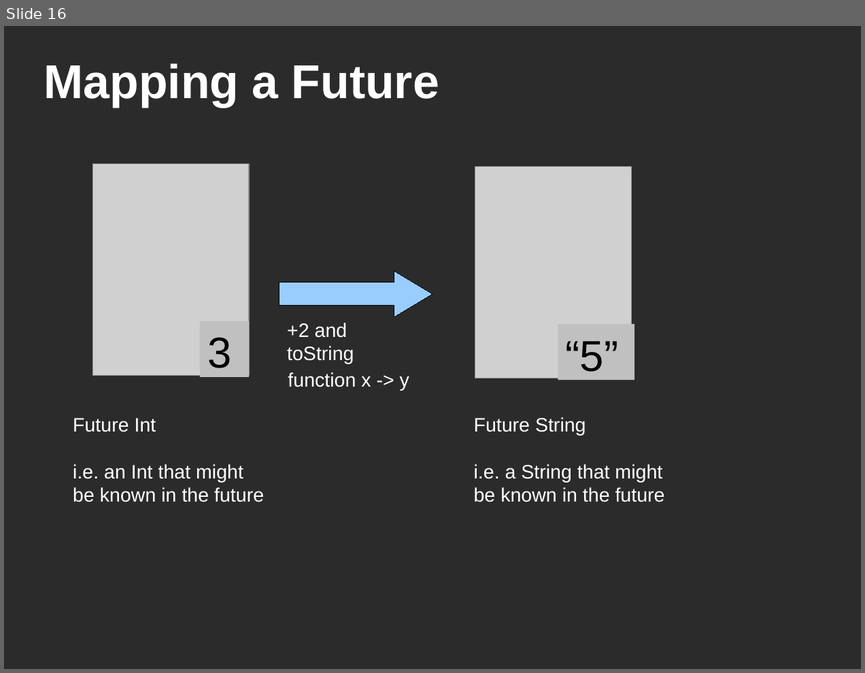
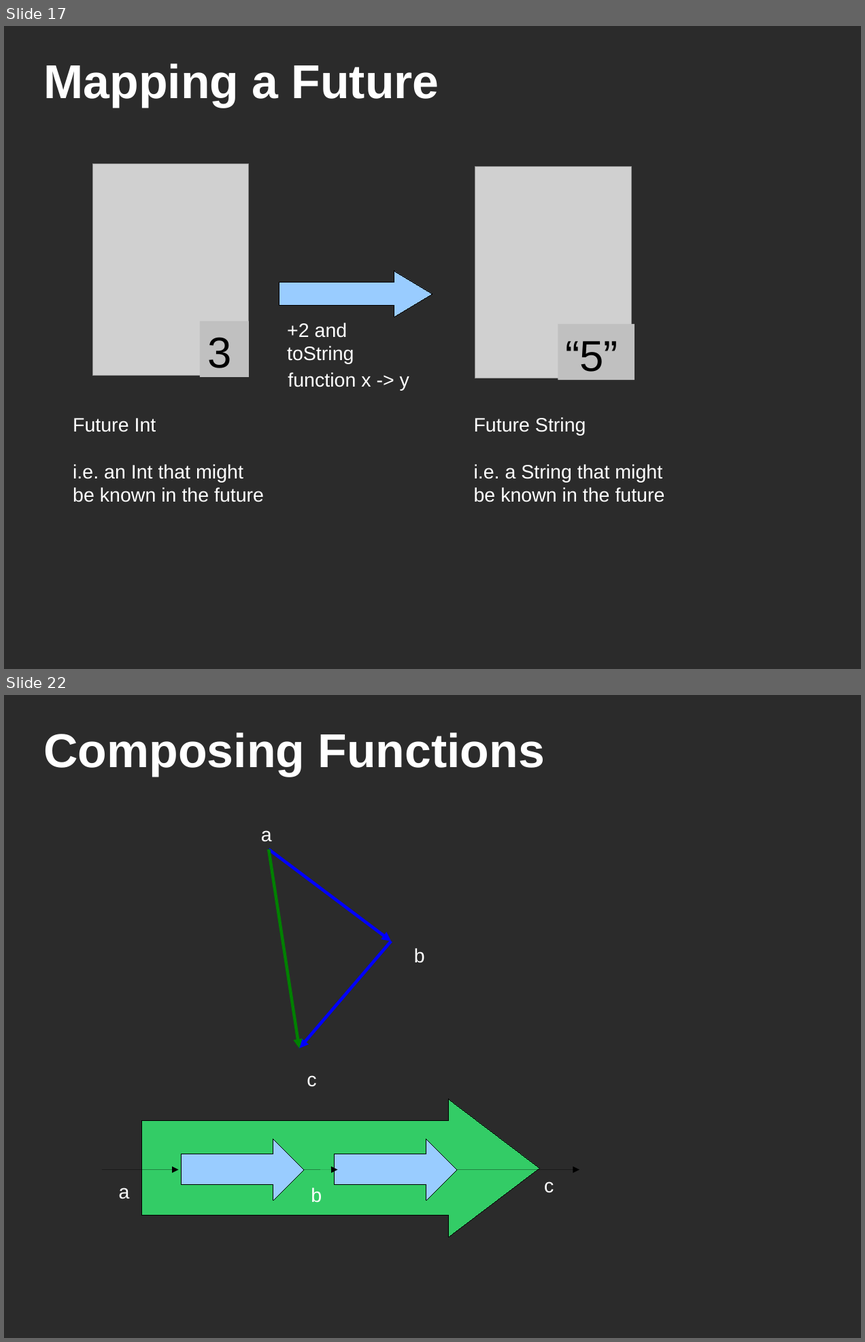
Before and after one commit to techtangents/jsasync, a slide deck: doc/TheFuture.odp. Shown one above the other, each under a label of ours: slide 16 before the commit, slides 17 and 22 after it; the slides between them are not shown. The pictures are 865x673 and 865x1342 pixels, drawn with LibreOffice and Linux fonts; fonts in the diff are those of the drawing; grey boxes stand for pictures; background and template pictures are left out; a plain dark background stands for a picture behind light text. Boxes give left, top, right and bottom in pixels: in the first picture for what was removed or moved away, otherwise in the second. Text is boxed around its words. In the diff, an @@ line names an element or a change of style, - is before the commit and + after.

```diff
--- a/doc/TheFuture.odp
+++ b/doc/TheFuture.odp
@@ slide 22 added at [4,695,861,1338], background picture (left out) @@
@@ title added at [43,732,545,777], 44 pt, text #FFFFFF, bold @@
+Composing Functions
@@ text added at [261,830,272,842], 18 pt, text #FFFFFF @@
+a
@@ arrow added from (269, 849) to (391, 940), #0000FF 2.83 pt @@
@@ arrow added from (269, 849) to (299, 1048), #008000 2.83 pt @@
@@ arrow added from (391, 940) to (299, 1048), #0000FF 2.83 pt @@
@@ text added at [414,948,425,963], 18 pt, text #FFFFFF @@
+b
@@ text added at [307,1075,316,1087], 18 pt, text #FFFFFF @@
+c
@@ right arrow added at [141,1100,540,1237], fill #33CC66, outline #000000 0 pt @@
@@ right arrow added at [181,1139,303,1200], fill #99CCFF, outline #000000 0 pt @@
@@ right arrow added at [334,1139,456,1200], fill #99CCFF, outline #000000 0 pt @@
@@ arrow added from (102, 1169) to (178, 1169), #000000 0 pt @@
@@ arrow added from (304, 1169) to (338, 1169), #000000 0 pt @@
@@ arrow added from (458, 1169) to (579, 1169), #000000 0 pt @@
@@ text added at [544,1181,553,1193], 18 pt, text #FFFFFF @@
+c
@@ text added at [119,1187,130,1199], 18 pt, text #FFFFFF @@
+a
@@ text added at [311,1187,322,1202], 18 pt, text #FFFFFF @@
+b
@@ what was slide 16 is now slide 17 @@
```
Also in this commit, not shown: 2 slides changed, 8 other slides added, 1 slide removed.
